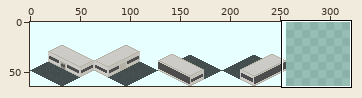
File history of a sprite sheet, source/Simple_Station_Sample.png. Above, an overview of the earlier version with the close-up marked.
Close-up. First the earlier version:
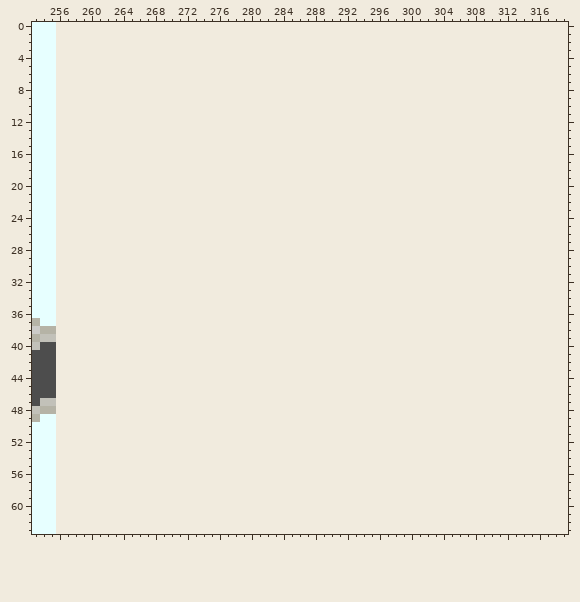
The file is 256x64 pixels. Colours within 5 levels of each other are drawn and written as one. Shown: x 253..319, y 0..63. The old version is drawn lined up with the new one, on the new canvas.
Once edited:
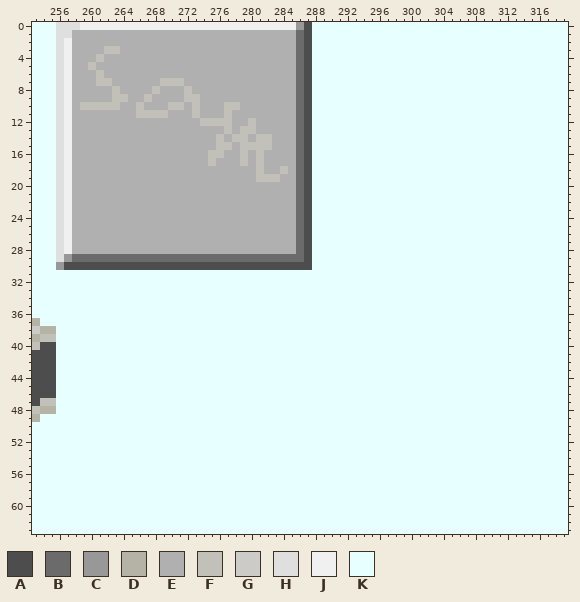
Palette (. is transparent): A #4d4d4d  B #6b6b6b  C #989898  D #b5b3a6  E #b0b0b0  F #c2c1b9  G #cccbc8  H #dfdfdf  J #f0f0f0  K #e7ffff
Change:
canvas 256x64 -> 320x64
Changed rows in their new state; - is an unchanged pixel.
first column x 256:
 0 HHHJJJJJJJJJJJJJJJJJJJJJJJJJJJCAKKKKKKKKKKKKKKKKKKKKKKKKKKKKKKKK
 1 HHEEEEEEEEEEEEEEEEEEEEEEEEEEEEBAKKKKKKKKKKKKKKKKKKKKKKKKKKKKKKKK
 2 HJEEEEEEEEEEEEEEEEEEEEEEEEEEEEBAKKKKKKKKKKKKKKKKKKKKKKKKKKKKKKKK
 3 HJEEEEFFEEEEEEEEEEEEEEEEEEEEEEBAKKKKKKKKKKKKKKKKKKKKKKKKKKKKKKKK
 4 HJEEEFEEEEEEEEEEEEEEEEEEEEEEEEBAKKKKKKKKKKKKKKKKKKKKKKKKKKKKKKKK
 5 HJEEFEEEEEEEEEEEEEEEEEEEEEEEEEBAKKKKKKKKKKKKKKKKKKKKKKKKKKKKKKKK
 6 HJEEEFEEEEEEEEEEEEEEEEEEEEEEEEBAKKKKKKKKKKKKKKKKKKKKKKKKKKKKKKKK
 7 HJEEEFFEEEEEEFFFEEEEEEEEEEEEEEBAKKKKKKKKKKKKKKKKKKKKKKKKKKKKKKKK
 8 HJEEEEEFEEEEFEEEFEEEEEEEEEEEEEBAKKKKKKKKKKKKKKKKKKKKKKKKKKKKKKKK
 9 HJEEEEEFFEEFEEEEFFEEEEEEEEEEEEBAKKKKKKKKKKKKKKKKKKKKKKKKKKKKKKKK
10 HJEFFFFFEEFEEEFFEFEEEFFEEEEEEEBAKKKKKKKKKKKKKKKKKKKKKKKKKKKKKKKK
11 HJEEEEEEEEFFFFEEEFEEEFEEEEEEEEBAKKKKKKKKKKKKKKKKKKKKKKKKKKKKKKKK
12 HJEEEEEEEEEEEEEEEEFFFFEEFEEEEEBAKKKKKKKKKKKKKKKKKKKKKKKKKKKKKKKK
13 HJEEEEEEEEEEEEEEEEEEEFEFFEEEEEBAKKKKKKKKKKKKKKKKKKKKKKKKKKKKKKKK
14 HJEEEEEEEEEEEEEEEEEEFEFFEFFEEEBAKKKKKKKKKKKKKKKKKKKKKKKKKKKKKKKK
15 HJEEEEEEEEEEEEEEEEEEFFEFFFFEEEBAKKKKKKKKKKKKKKKKKKKKKKKKKKKKKKKK
16 HJEEEEEEEEEEEEEEEEEFFEEFEFEEEEBAKKKKKKKKKKKKKKKKKKKKKKKKKKKKKKKK
17 HJEEEEEEEEEEEEEEEEEFEEEFEFEEEEBAKKKKKKKKKKKKKKKKKKKKKKKKKKKKKKKK
18 HJEEEEEEEEEEEEEEEEEEEEEEEFEEFEBAKKKKKKKKKKKKKKKKKKKKKKKKKKKKKKKK
19 HJEEEEEEEEEEEEEEEEEEEEEEEFFFEEBAKKKKKKKKKKKKKKKKKKKKKKKKKKKKKKKK
20 HJEEEEEEEEEEEEEEEEEEEEEEEEEEEEBAKKKKKKKKKKKKKKKKKKKKKKKKKKKKKKKK
21 HJEEEEEEEEEEEEEEEEEEEEEEEEEEEEBAKKKKKKKKKKKKKKKKKKKKKKKKKKKKKKKK
22 HJEEEEEEEEEEEEEEEEEEEEEEEEEEEEBAKKKKKKKKKKKKKKKKKKKKKKKKKKKKKKKK
23 HJEEEEEEEEEEEEEEEEEEEEEEEEEEEEBAKKKKKKKKKKKKKKKKKKKKKKKKKKKKKKKK
24 HJEEEEEEEEEEEEEEEEEEEEEEEEEEEEBAKKKKKKKKKKKKKKKKKKKKKKKKKKKKKKKK
25 HJEEEEEEEEEEEEEEEEEEEEEEEEEEEEBAKKKKKKKKKKKKKKKKKKKKKKKKKKKKKKKK
26 HJEEEEEEEEEEEEEEEEEEEEEEEEEEEEBAKKKKKKKKKKKKKKKKKKKKKKKKKKKKKKKK
27 HJEEEEEEEEEEEEEEEEEEEEEEEEEEEEBAKKKKKKKKKKKKKKKKKKKKKKKKKKKKKKKK
28 HJEEEEEEEEEEEEEEEEEEEEEEEEEEEEBAKKKKKKKKKKKKKKKKKKKKKKKKKKKKKKKK
29 HCBBBBBBBBBBBBBBBBBBBBBBBBBBBBBAKKKKKKKKKKKKKKKKKKKKKKKKKKKKKKKK
30 CAAAAAAAAAAAAAAAAAAAAAAAAAAAAAAAKKKKKKKKKKKKKKKKKKKKKKKKKKKKKKKK
31 KKKKKKKKKKKKKKKKKKKKKKKKKKKKKKKKKKKKKKKKKKKKKKKKKKKKKKKKKKKKKKKK
32 KKKKKKKKKKKKKKKKKKKKKKKKKKKKKKKKKKKKKKKKKKKKKKKKKKKKKKKKKKKKKKKK
33 KKKKKKKKKKKKKKKKKKKKKKKKKKKKKKKKKKKKKKKKKKKKKKKKKKKKKKKKKKKKKKKK
34 KKKKKKKKKKKKKKKKKKKKKKKKKKKKKKKKKKKKKKKKKKKKKKKKKKKKKKKKKKKKKKKK
35 KKKKKKKKKKKKKKKKKKKKKKKKKKKKKKKKKKKKKKKKKKKKKKKKKKKKKKKKKKKKKKKK
36 KKKKKKKKKKKKKKKKKKKKKKKKKKKKKKKKKKKKKKKKKKKKKKKKKKKKKKKKKKKKKKKK
37 KKKKKKKKKKKKKKKKKKKKKKKKKKKKKKKKKKKKKKKKKKKKKKKKKKKKKKKKKKKKKKKK
38 KKKKKKKKKKKKKKKKKKKKKKKKKKKKKKKKKKKKKKKKKKKKKKKKKKKKKKKKKKKKKKKK
39 KKKKKKKKKKKKKKKKKKKKKKKKKKKKKKKKKKKKKKKKKKKKKKKKKKKKKKKKKKKKKKKK
40 KKKKKKKKKKKKKKKKKKKKKKKKKKKKKKKKKKKKKKKKKKKKKKKKKKKKKKKKKKKKKKKK
41 KKKKKKKKKKKKKKKKKKKKKKKKKKKKKKKKKKKKKKKKKKKKKKKKKKKKKKKKKKKKKKKK
42 KKKKKKKKKKKKKKKKKKKKKKKKKKKKKKKKKKKKKKKKKKKKKKKKKKKKKKKKKKKKKKKK
43 KKKKKKKKKKKKKKKKKKKKKKKKKKKKKKKKKKKKKKKKKKKKKKKKKKKKKKKKKKKKKKKK
44 KKKKKKKKKKKKKKKKKKKKKKKKKKKKKKKKKKKKKKKKKKKKKKKKKKKKKKKKKKKKKKKK
45 KKKKKKKKKKKKKKKKKKKKKKKKKKKKKKKKKKKKKKKKKKKKKKKKKKKKKKKKKKKKKKKK
46 KKKKKKKKKKKKKKKKKKKKKKKKKKKKKKKKKKKKKKKKKKKKKKKKKKKKKKKKKKKKKKKK
47 KKKKKKKKKKKKKKKKKKKKKKKKKKKKKKKKKKKKKKKKKKKKKKKKKKKKKKKKKKKKKKKK
48 KKKKKKKKKKKKKKKKKKKKKKKKKKKKKKKKKKKKKKKKKKKKKKKKKKKKKKKKKKKKKKKK
49 KKKKKKKKKKKKKKKKKKKKKKKKKKKKKKKKKKKKKKKKKKKKKKKKKKKKKKKKKKKKKKKK
50 KKKKKKKKKKKKKKKKKKKKKKKKKKKKKKKKKKKKKKKKKKKKKKKKKKKKKKKKKKKKKKKK
51 KKKKKKKKKKKKKKKKKKKKKKKKKKKKKKKKKKKKKKKKKKKKKKKKKKKKKKKKKKKKKKKK
52 KKKKKKKKKKKKKKKKKKKKKKKKKKKKKKKKKKKKKKKKKKKKKKKKKKKKKKKKKKKKKKKK
53 KKKKKKKKKKKKKKKKKKKKKKKKKKKKKKKKKKKKKKKKKKKKKKKKKKKKKKKKKKKKKKKK
54 KKKKKKKKKKKKKKKKKKKKKKKKKKKKKKKKKKKKKKKKKKKKKKKKKKKKKKKKKKKKKKKK
55 KKKKKKKKKKKKKKKKKKKKKKKKKKKKKKKKKKKKKKKKKKKKKKKKKKKKKKKKKKKKKKKK
56 KKKKKKKKKKKKKKKKKKKKKKKKKKKKKKKKKKKKKKKKKKKKKKKKKKKKKKKKKKKKKKKK
57 KKKKKKKKKKKKKKKKKKKKKKKKKKKKKKKKKKKKKKKKKKKKKKKKKKKKKKKKKKKKKKKK
58 KKKKKKKKKKKKKKKKKKKKKKKKKKKKKKKKKKKKKKKKKKKKKKKKKKKKKKKKKKKKKKKK
59 KKKKKKKKKKKKKKKKKKKKKKKKKKKKKKKKKKKKKKKKKKKKKKKKKKKKKKKKKKKKKKKK
60 KKKKKKKKKKKKKKKKKKKKKKKKKKKKKKKKKKKKKKKKKKKKKKKKKKKKKKKKKKKKKKKK
61 KKKKKKKKKKKKKKKKKKKKKKKKKKKKKKKKKKKKKKKKKKKKKKKKKKKKKKKKKKKKKKKK
62 KKKKKKKKKKKKKKKKKKKKKKKKKKKKKKKKKKKKKKKKKKKKKKKKKKKKKKKKKKKKKKKK
63 KKKKKKKKKKKKKKKKKKKKKKKKKKKKKKKKKKKKKKKKKKKKKKKKKKKKKKKKKKKKKKKK
